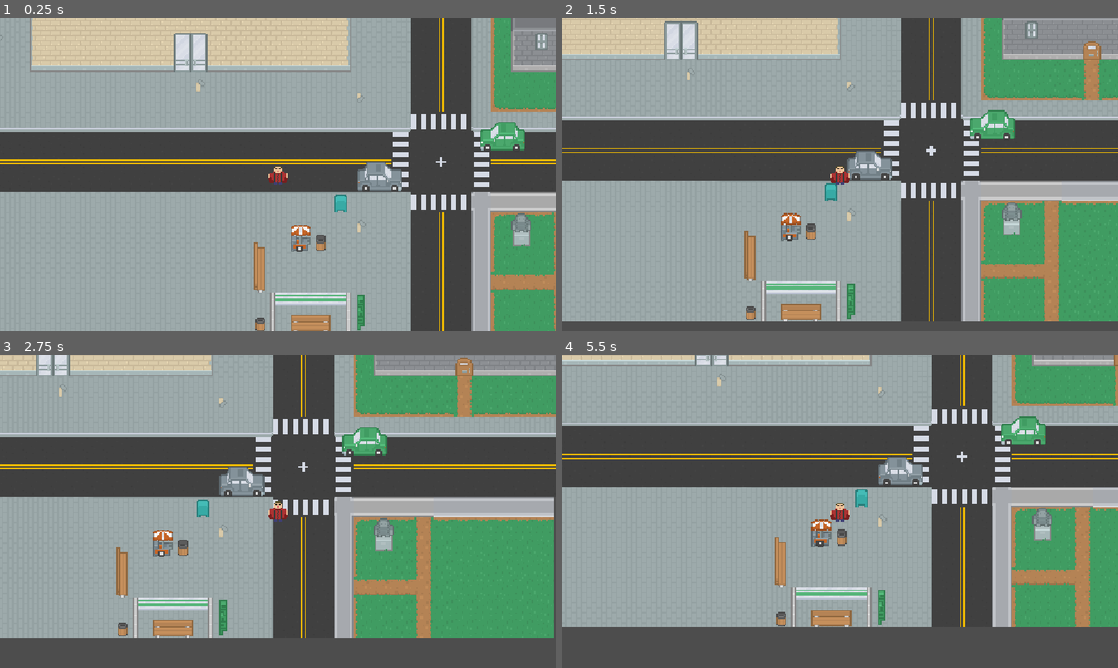
Above: before the commit, frames 1-4 (two rows, left to right).
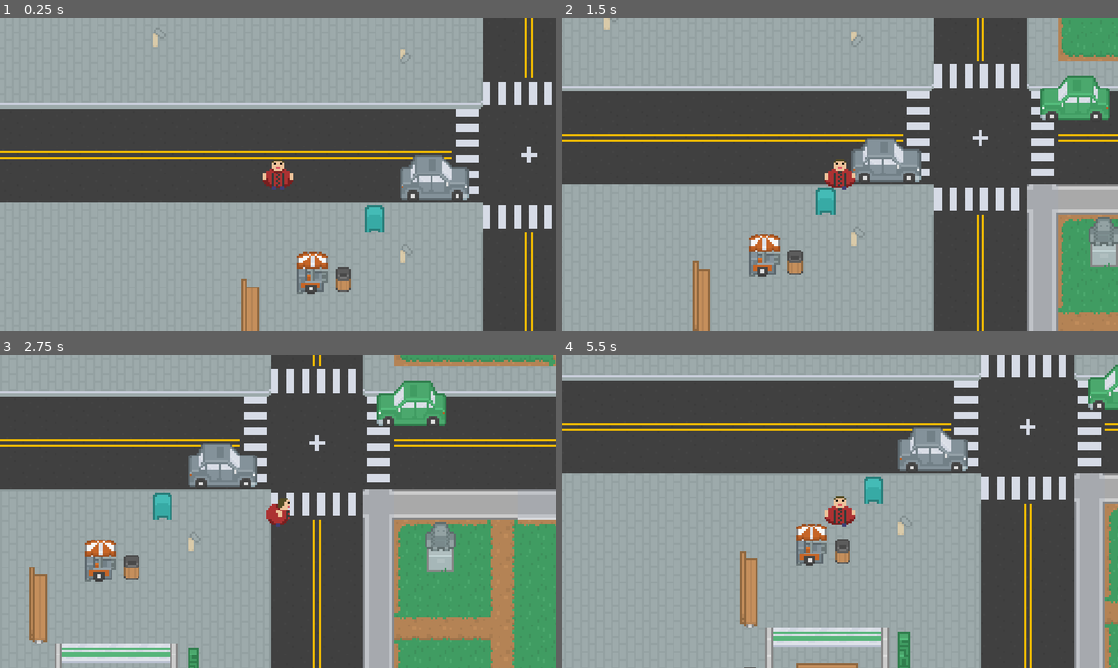
Above: after the commit, the same moments.

Repository: CarterHorton/Homeless-IT
Game: Godot game, scene res://Scenes/city_2.tscn
Two runs of this game, one before a commit and one after it. Both use one fixed random seed, a clock stepped at 60 frames per second and the inputs below.
Inputs:
- Up to frame 1 (0.25 s): no input
- Up to frame 2 (1.5 s): tap Enter at 0.5 s; hold Right (ui_right) 0.53-1.28 s; hold Shift (Sprint) 0.53-1.28 s; hold Down (ui_down) from 1.28 s (still down); tap Shift (Sprint) at 1.35 s
- Up to frame 3 (2.75 s): release Down (ui_down) at 2.03 s; hold Right (ui_right) from 2.03 s (still down); hold Shift (Sprint) from 2.03 s (still down)
- Up to frame 4 (5.5 s): release Right (ui_right) at 2.78 s; release Shift (Sprint) at 2.78 s; hold Up (ui_up) 2.78-3.53 s; tap Shift (Sprint) at 2.85, 4.35 s; hold Shift (Sprint) 3.53-4.28 s; hold Left (ui_left) 3.53-5.03 s; hold Down (ui_down) from 5.03 s (still down); hold Shift (Sprint) from 5.03 s (still down)

The runs differ from the first frame. In frame 1, 46% of the frame differs, in the area x 0-100%, y 0-100%; in frame 2, 46%; in frame 3, 48%; in frame 4, 54%.

Commit message:
Added full 8 directional walking animations

Diff:
--- a/Scenes/PlayerCharacter.tscn
+++ b/Scenes/PlayerCharacter.tscn
@@ -2,11 +2,382 @@
 
 [ext_resource type="Script" uid="uid://dcxxi6gj2is7v" path="res://Scripts/PlayerCharacter.gd" id="1_5gnj7"]
 [ext_resource type="Texture2D" uid="uid://diue34jrp0am7" path="res://Assets/PlayerSprites/Player16.png" id="1_v7sut"]
+[ext_resource type="Texture2D" uid="uid://cvu1g28a24g55" path="res://Assets/PlayerSprites/Player16_WalkLeft.png" id="2_mdaju"]
+[ext_resource type="Texture2D" uid="uid://dish8ci0r7h21" path="res://Assets/PlayerSprites/Player16_WalkDown.png" id="2_vjvuw"]
+[ext_resource type="Texture2D" uid="uid://bw77yun45y0u5" path="res://Assets/PlayerSprites/Player16_WalkRight.png" id="3_r4x55"]
+[ext_resource type="Texture2D" uid="uid://dtmsxax2cqms2" path="res://Assets/PlayerSprites/Player16_WalkDownLeft.png" id="3_uvrlg"]
+[ext_resource type="Texture2D" uid="uid://dk73d1jy2tx25" path="res://Assets/PlayerSprites/Player16_WalkDownRight.png" id="4_fkgr2"]
+[ext_resource type="Texture2D" uid="uid://67u3atqjaxoa" path="res://Assets/PlayerSprites/Player16_WalkUp.png" id="7_qg2eu"]
+[ext_resource type="Texture2D" uid="uid://bald0hak7thda" path="res://Assets/PlayerSprites/Player16_WalkUpLeft.png" id="8_lxmjj"]
+[ext_resource type="Texture2D" uid="uid://dl02xrc44v1r5" path="res://Assets/PlayerSprites/Player16_WalkUpRight.png" id="9_uk32v"]
+
+[sub_resource type="Animation" id="Animation_c8bqh"]
+resource_name = "Idle"
+length = 0.19999999999999998
+loop_mode = 1
+tracks/0/type = "value"
+tracks/0/imported = false
+tracks/0/enabled = true
+tracks/0/path = NodePath("CharacterBody2D/AnimatedSprite2D:frame")
+tracks/0/interp = 1
+tracks/0/loop_wrap = true
+tracks/0/keys = {
+"times": PackedFloat32Array(0, 0.1),
+"transitions": PackedFloat32Array(1, 1),
+"update": 1,
+"values": [0, 1]
+}
+tracks/1/type = "value"
+tracks/1/imported = false
+tracks/1/enabled = true
+tracks/1/path = NodePath("CharacterBody2D/AnimatedSprite2D:animation")
+tracks/1/interp = 1
+tracks/1/loop_wrap = true
+tracks/1/keys = {
+"times": PackedFloat32Array(0),
+"transitions": PackedFloat32Array(1),
+"update": 1,
+"values": [&"default"]
+}
+
+[sub_resource type="Animation" id="Animation_vjvuw"]
+length = 0.001
+tracks/0/type = "value"
+tracks/0/imported = false
+tracks/0/enabled = true
+tracks/0/path = NodePath("CharacterBody2D/AnimatedSprite2D:frame")
+tracks/0/interp = 1
+tracks/0/loop_wrap = true
+tracks/0/keys = {
+"times": PackedFloat32Array(0),
+"transitions": PackedFloat32Array(1),
+"update": 1,
+"values": [1]
+}
+tracks/1/type = "value"
+tracks/1/imported = false
+tracks/1/enabled = true
+tracks/1/path = NodePath("CharacterBody2D/AnimatedSprite2D:animation")
+tracks/1/interp = 1
+tracks/1/loop_wrap = true
+tracks/1/keys = {
+"times": PackedFloat32Array(0),
+"transitions": PackedFloat32Array(1),
+"update": 1,
+"values": [&"default"]
+}
+
+[sub_resource type="Animation" id="Animation_fkgr2"]
+resource_name = "WalkDown"
+length = 0.19999999999999998
+tracks/0/type = "value"
+tracks/0/imported = false
+tracks/0/enabled = true
+tracks/0/path = NodePath("CharacterBody2D/AnimatedSprite2D:frame")
+tracks/0/interp = 1
+tracks/0/loop_wrap = true
+tracks/0/keys = {
+"times": PackedFloat32Array(0, 0.1),
+"transitions": PackedFloat32Array(1, 1),
+"update": 1,
+"values": [0, 1]
+}
+tracks/1/type = "value"
+tracks/1/imported = false
+tracks/1/enabled = true
+tracks/1/path = NodePath("CharacterBody2D/AnimatedSprite2D:animation")
+tracks/1/interp = 1
+tracks/1/loop_wrap = true
+tracks/1/keys = {
+"times": PackedFloat32Array(0),
+"transitions": PackedFloat32Array(1),
+"update": 1,
+"values": [&"WalkDown"]
+}
+
+[sub_resource type="Animation" id="Animation_qg2eu"]
+resource_name = "WalkDownLeft"
+length = 0.19999999999999998
+loop_mode = 1
+tracks/0/type = "value"
+tracks/0/imported = false
+tracks/0/enabled = true
+tracks/0/path = NodePath("CharacterBody2D/AnimatedSprite2D:frame")
+tracks/0/interp = 1
+tracks/0/loop_wrap = true
+tracks/0/keys = {
+"times": PackedFloat32Array(0, 0.1),
+"transitions": PackedFloat32Array(1, 1),
+"update": 1,
+"values": [0, 1]
+}
+tracks/1/type = "value"
+tracks/1/imported = false
+tracks/1/enabled = true
+tracks/1/path = NodePath("CharacterBody2D/AnimatedSprite2D:animation")
+tracks/1/interp = 1
+tracks/1/loop_wrap = true
+tracks/1/keys = {
+"times": PackedFloat32Array(0),
+"transitions": PackedFloat32Array(1),
+"update": 1,
+"values": [&"WalkDownLeft"]
+}
+
+[sub_resource type="Animation" id="Animation_lxmjj"]
+resource_name = "WalkDownRight"
+length = 0.19999999999999998
+loop_mode = 1
+tracks/0/type = "value"
+tracks/0/imported = false
+tracks/0/enabled = true
+tracks/0/path = NodePath("CharacterBody2D/AnimatedSprite2D:frame")
+tracks/0/interp = 1
+tracks/0/loop_wrap = true
+tracks/0/keys = {
+"times": PackedFloat32Array(0, 0.1),
+"transitions": PackedFloat32Array(1, 1),
+"update": 1,
+"values": [0, 1]
+}
+tracks/1/type = "value"
+tracks/1/imported = false
+tracks/1/enabled = true
+tracks/1/path = NodePath("CharacterBody2D/AnimatedSprite2D:animation")
+tracks/1/interp = 1
+tracks/1/loop_wrap = true
+tracks/1/keys = {
+"times": PackedFloat32Array(0),
+"transitions": PackedFloat32Array(1),
+"update": 1,
+"values": [&"WalkDownRight"]
+}
+
+[sub_resource type="Animation" id="Animation_uk32v"]
+resource_name = "WalkLeft"
+length = 0.19999999999999998
+tracks/0/type = "value"
+tracks/0/imported = false
+tracks/0/enabled = true
+tracks/0/path = NodePath("CharacterBody2D/AnimatedSprite2D:frame")
+tracks/0/interp = 1
+tracks/0/loop_wrap = true
+tracks/0/keys = {
+"times": PackedFloat32Array(0, 0.1),
+"transitions": PackedFloat32Array(1, 1),
+"update": 1,
+"values": [0, 1]
+}
+tracks/1/type = "value"
+tracks/1/imported = false
+tracks/1/enabled = true
+tracks/1/path = NodePath("CharacterBody2D/AnimatedSprite2D:animation")
+tracks/1/interp = 1
+tracks/1/loop_wrap = true
+tracks/1/keys = {
+"times": PackedFloat32Array(0),
+"transitions": PackedFloat32Array(1),
+"update": 1,
+"values": [&"WalkLeft"]
+}
+
+[sub_resource type="Animation" id="Animation_uvrlg"]
+resource_name = "WalkRight"
+length = 0.19999999999999998
+loop_mode = 1
+tracks/0/type = "value"
+tracks/0/imported = false
+tracks/0/enabled = true
+tracks/0/path = NodePath("CharacterBody2D/AnimatedSprite2D:frame")
+tracks/0/interp = 1
+tracks/0/loop_wrap = true
+tracks/0/keys = {
+"times": PackedFloat32Array(0, 0.1),
+"transitions": PackedFloat32Array(1, 1),
+"update": 1,
+"values": [0, 1]
+}
+tracks/1/type = "value"
+tracks/1/imported = false
+tracks/1/enabled = true
+tracks/1/path = NodePath("CharacterBody2D/AnimatedSprite2D:animation")
+tracks/1/interp = 1
+tracks/1/loop_wrap = true
+tracks/1/keys = {
+"times": PackedFloat32Array(0),
+"transitions": PackedFloat32Array(1),
+"update": 1,
+"values": [&"WalkRight"]
+}
+
+[sub_resource type="Animation" id="Animation_otte4"]
+resource_name = "WalkUp"
+length = 0.19999999999999998
+loop_mode = 1
+tracks/0/type = "value"
+tracks/0/imported = false
+tracks/0/enabled = true
+tracks/0/path = NodePath("CharacterBody2D/AnimatedSprite2D:frame")
+tracks/0/interp = 1
+tracks/0/loop_wrap = true
+tracks/0/keys = {
+"times": PackedFloat32Array(0, 0.1),
+"transitions": PackedFloat32Array(1, 1),
+"update": 1,
+"values": [0, 1]
+}
+tracks/1/type = "value"
+tracks/1/imported = false
+tracks/1/enabled = true
+tracks/1/path = NodePath("CharacterBody2D/AnimatedSprite2D:animation")
+tracks/1/interp = 1
+tracks/1/loop_wrap = true
+tracks/1/keys = {
+"times": PackedFloat32Array(0),
+"transitions": PackedFloat32Array(1),
+"update": 1,
+"values": [&"WalkUp"]
+}
+
+[sub_resource type="Animation" id="Animation_oqds6"]
+resource_name = "WalkUpLeft"
+length = 0.19999999999999998
+tracks/0/type = "value"
+tracks/0/imported = false
+tracks/0/enabled = true
+tracks/0/path = NodePath("CharacterBody2D/AnimatedSprite2D:frame")
+tracks/0/interp = 1
+tracks/0/loop_wrap = true
+tracks/0/keys = {
+"times": PackedFloat32Array(0, 0.1),
+"transitions": PackedFloat32Array(1, 1),
+"update": 1,
+"values": [0, 1]
+}
+tracks/1/type = "value"
+tracks/1/imported = false
+tracks/1/enabled = true
+tracks/1/path = NodePath("CharacterBody2D/AnimatedSprite2D:animation")
+tracks/1/interp = 1
+tracks/1/loop_wrap = true
+tracks/1/keys = {
+"times": PackedFloat32Array(0),
+"transitions": PackedFloat32Array(1),
+"update": 1,
+"values": [&"WalkUpLeft"]
+}
+
+[sub_resource type="Animation" id="Animation_xnxt3"]
+resource_name = "WalkUpRight"
+length = 0.19999999999999998
+loop_mode = 1
+tracks/0/type = "value"
+tracks/0/imported = false
+tracks/0/enabled = true
+tracks/0/path = NodePath("CharacterBody2D/AnimatedSprite2D:frame")
+tracks/0/interp = 1
+tracks/0/loop_wrap = true
+tracks/0/keys = {
+"times": PackedFloat32Array(0, 0.1),
+"transitions": PackedFloat32Array(1, 1),
+"update": 1,
+"values": [0, 1]
+}
+tracks/1/type = "value"
+tracks/1/imported = false
+tracks/1/enabled = true
+tracks/1/path = NodePath("CharacterBody2D/AnimatedSprite2D:animation")
+tracks/1/interp = 1
+tracks/1/loop_wrap = true
+tracks/1/keys = {
+"times": PackedFloat32Array(0),
+"transitions": PackedFloat32Array(1),
+"update": 1,
+"values": [&"WalkUpRight"]
+}
+
+[sub_resource type="AnimationLibrary" id="AnimationLibrary_fkgr2"]
+_data = {
+&"Idle": SubResource("Animation_c8bqh"),
+&"RESET": SubResource("Animation_vjvuw"),
+&"WalkDown": SubResource("Animation_fkgr2"),
+&"WalkDownLeft": SubResource("Animation_qg2eu"),
+&"WalkDownRight": SubResource("Animation_lxmjj"),
+&"WalkLeft": SubResource("Animation_uk32v"),
+&"WalkRight": SubResource("Animation_uvrlg"),
+&"WalkUp": SubResource("Animation_otte4"),
+&"WalkUpLeft": SubResource("Animation_oqds6"),
+&"WalkUpRight": SubResource("Animation_xnxt3")
+}
 
 [sub_resource type="CapsuleShape2D" id="CapsuleShape2D_1euqg"]
 radius = 8.0
 height = 16.0
 
+[sub_resource type="AtlasTexture" id="AtlasTexture_otte4"]
+atlas = ExtResource("2_vjvuw")
+region = Rect2(0, 0, 16, 16)
+
+[sub_resource type="AtlasTexture" id="AtlasTexture_oqds6"]
+atlas = ExtResource("2_vjvuw")
+region = Rect2(16, 0, 16, 16)
+
+[sub_resource type="AtlasTexture" id="AtlasTexture_xnxt3"]
+atlas = ExtResource("3_uvrlg")
+region = Rect2(0, 0, 16, 16)
+
+[sub_resource type="AtlasTexture" id="AtlasTexture_c8bqh"]
+atlas = ExtResource("3_uvrlg")
+region = Rect2(16, 0, 16, 16)
+
+[sub_resource type="AtlasTexture" id="AtlasTexture_vcjqu"]
+atlas = ExtResource("4_fkgr2")
+region = Rect2(0, 0, 16, 16)
+
+[sub_resource type="AtlasTexture" id="AtlasTexture_n8cba"]
+atlas = ExtResource("4_fkgr2")
+region = Rect2(16, 0, 16, 16)
+
+[sub_resource type="AtlasTexture" id="AtlasTexture_id6tp"]
+atlas = ExtResource("2_mdaju")
+region = Rect2(0, 0, 16, 16)
+
+[sub_resource type="AtlasTexture" id="AtlasTexture_wnmxb"]
+atlas = ExtResource("2_mdaju")
+region = Rect2(16, 0, 16, 16)
+
+[sub_resource type="AtlasTexture" id="AtlasTexture_k5f8r"]
+atlas = ExtResource("3_r4x55")
+region = Rect2(0, 0, 16, 16)
+
+[sub_resource type="AtlasTexture" id="AtlasTexture_cl0yw"]
+atlas = ExtResource("3_r4x55")
+region = Rect2(16, 0, 16, 16)
+
+[sub_resource type="AtlasTexture" id="AtlasTexture_0eqq0"]
+atlas = ExtResource("7_qg2eu")
+region = Rect2(0, 0, 16, 16)
+
+[sub_resource type="AtlasTexture" id="AtlasTexture_ildqw"]
+atlas = ExtResource("7_qg2eu")
+region = Rect2(16, 0, 16, 16)
+
+[sub_resource type="AtlasTexture" id="AtlasTexture_ba1h1"]
+atlas = ExtResource("8_lxmjj")
+region = Rect2(0, 0, 16, 16)
+
+[sub_resource type="AtlasTexture" id="AtlasTexture_tokpn"]
+atlas = ExtResource("8_lxmjj")
+region = Rect2(16, 0, 16, 16)
+
+[sub_resource type="AtlasTexture" id="AtlasTexture_nufml"]
+atlas = ExtResource("9_uk32v")
+region = Rect2(0, 0, 16, 16)
+
+[sub_resource type="AtlasTexture" id="AtlasTexture_3euba"]
+atlas = ExtResource("9_uk32v")
+region = Rect2(16, 0, 16, 16)
+
 [sub_resource type="AtlasTexture" id="AtlasTexture_5gnj7"]
 atlas = ExtResource("1_v7sut")
 region = Rect2(0, 0, 16, 16)
@@ -17,6 +388,94 @@
 
 [sub_resource type="SpriteFrames" id="SpriteFrames_1euqg"]
 animations = [{
+"frames": [{
+"duration": 1.0,
+"texture": SubResource("AtlasTexture_otte4")
+}, {
+"duration": 1.0,
+"texture": SubResource("AtlasTexture_oqds6")
+}],
+"loop": 1,
+"name": &"WalkDown",
+"speed": 10.0
+}, {
+"frames": [{
+"duration": 1.0,
+"texture": SubResource("AtlasTexture_xnxt3")
+}, {
+"duration": 1.0,
+"texture": SubResource("AtlasTexture_c8bqh")
+}],
+"loop": 1,
+"name": &"WalkDownLeft",
+"speed": 10.0
+}, {
+"frames": [{
+"duration": 1.0,
+"texture": SubResource("AtlasTexture_vcjqu")
+}, {
+"duration": 1.0,
+"texture": SubResource("AtlasTexture_n8cba")
+}],
+"loop": 1,
+"name": &"WalkDownRight",
+"speed": 10.0
+}, {
+"frames": [{
+"duration": 1.0,
+"texture": SubResource("AtlasTexture_id6tp")
+}, {
+"duration": 1.0,
+"texture": SubResource("AtlasTexture_wnmxb")
+}],
+"loop": 1,
+"name": &"WalkLeft",
+"speed": 10.0
+}, {
+"frames": [{
+"duration": 1.0,
+"texture": SubResource("AtlasTexture_k5f8r")
+}, {
+"duration": 1.0,
+"texture": SubResource("AtlasTexture_cl0yw")
+}],
+"loop": 1,
+"name": &"WalkRight",
+"speed": 10.0
+}, {
+"frames": [{
+"duration": 1.0,
+"texture": SubResource("AtlasTexture_0eqq0")
+}, {
+"duration": 1.0,
+"texture": SubResource("AtlasTexture_ildqw")
+}],
+"loop": 1,
+"name": &"WalkUp",
+"speed": 10.0
+}, {
+"frames": [{
+"duration": 1.0,
+"texture": SubResource("AtlasTexture_ba1h1")
+}, {
+"duration": 1.0,
+"texture": SubResource("AtlasTexture_tokpn")
+}],
+"loop": 1,
+"name": &"WalkUpLeft",
+"speed": 5.0
+}, {
+"frames": [{
+"duration": 1.0,
+"texture": SubResource("AtlasTexture_nufml")
+}, {
+"duration": 1.0,
+"texture": SubResource("AtlasTexture_3euba")
+}],
+"loop": 1,
+"name": &"WalkUpRight",
+"speed": 10.0
+}, {
 "frames": [{
 "duration": 1.0,
 "texture": SubResource("AtlasTexture_5gnj7")
@@ -33,6 +492,10 @@
 
 [node name="CharacterBody2D" type="CharacterBody2D" parent="." unique_id=2077094094]
 script = ExtResource("1_5gnj7")
+
+[node name="AnimationPlayer" type="AnimationPlayer" parent="CharacterBody2D" unique_id=425906102]
+root_node = NodePath("../..")
+libraries/ = SubResource("AnimationLibrary_fkgr2")
 
 [node name="CollisionShape2D" type="CollisionShape2D" parent="CharacterBody2D" unique_id=203478274]
 shape = SubResource("CapsuleShape2D_1euqg")
@@ -41,7 +504,6 @@
 texture_filter = 1
 sprite_frames = SubResource("SpriteFrames_1euqg")
 autoplay = "default"
-frame_progress = 0.7805532
 
 [node name="Camera2D" type="Camera2D" parent="CharacterBody2D" unique_id=2100271145]
-zoom = Vector2(2.6, 2.6)
+zoom = Vector2(4, 4)
--- a/Scripts/PlayerCharacter.gd
+++ b/Scripts/PlayerCharacter.gd
@@ -1,6 +1,8 @@
 extends CharacterBody2D
 
 @export var SPEED: float = 30.0
+@onready var sprite = $AnimatedSprite2D
+@onready var animator = $AnimationPlayer
 var InitialSpeed = SPEED
 
 func _physics_process(delta: float) -> void:
@@ -30,4 +32,32 @@
 		velocity.y = move_toward(velocity.y, 0, SPEED)
 		velocity.x = move_toward(velocity.x, 0, SPEED)
 
+	spritePlayer(X_direction, Y_direction)
 	move_and_slide()
+
+func spritePlayer(x, y):
+	if !y:
+		y += 10
+	if x == 1:
+		y *= 5
+	if x == -1:
+		y *= 2
+	print(y)
+	if y == -1:
+		animator.play("WalkUp")
+	elif y == 1:
+		animator.play("WalkDown")
+	elif y == 50:
+		animator.play("WalkRight")
+	elif y == 20:
+		animator.play("WalkLeft")
+	elif y == -2:
+		animator.play("WalkUpLeft")
+	elif y == 2:
+		animator.play("WalkDownLeft")
+	elif y == -5:
+		animator.play("WalkUpRight")
+	elif y == 5:
+		animator.play("WalkDownRight")
+	else:
+		animator.play("Idle")
Binary file changed: Assets/PlayerSprites/Player16.ase
Binary file added: Assets/PlayerSprites/Player16_WalkDown.png
Not shown, added: Assets/PlayerSprites/Player16_WalkDown.png.import
Binary file added: Assets/PlayerSprites/Player16_WalkDownLeft.png
Not shown, added: Assets/PlayerSprites/Player16_WalkDownLeft.png.import
Binary file added: Assets/PlayerSprites/Player16_WalkDownRight.png
Not shown, added: Assets/PlayerSprites/Player16_WalkDownRight.png.import
Binary file added: Assets/PlayerSprites/Player16_WalkLeft.png
Not shown, added: Assets/PlayerSprites/Player16_WalkLeft.png.import
Binary file added: Assets/PlayerSprites/Player16_WalkRight.png
Not shown, added: Assets/PlayerSprites/Player16_WalkRight.png.import
Binary file added: Assets/PlayerSprites/Player16_WalkUp.png
(and 5 more such lines)
